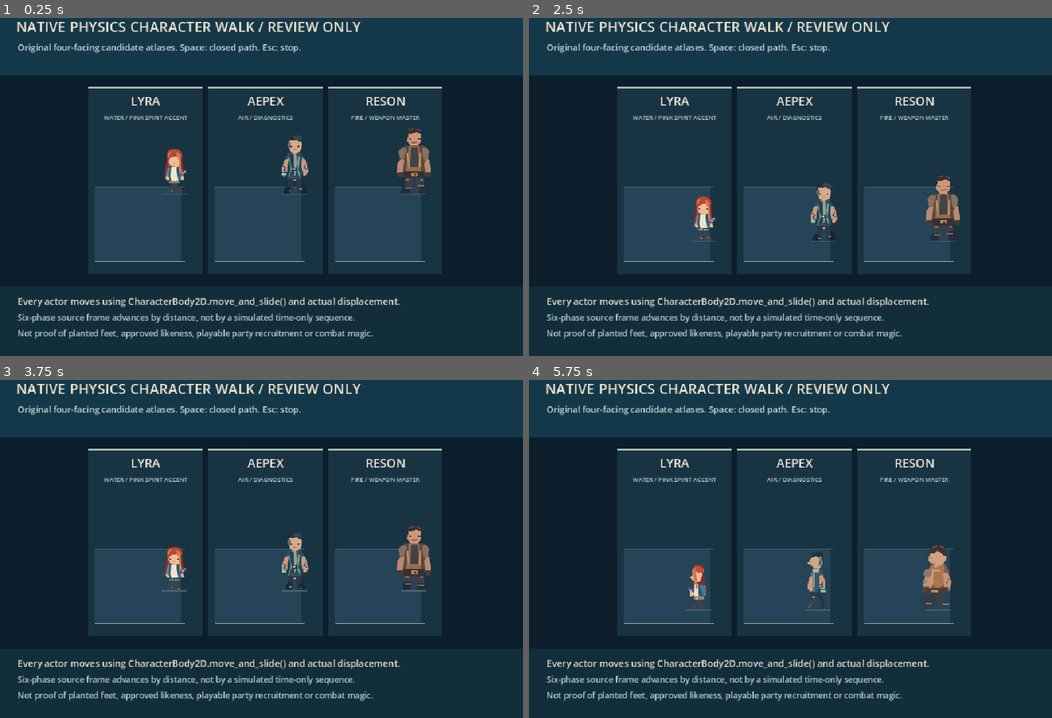
Above: before the commit, frames 1-4 (two rows, left to right).
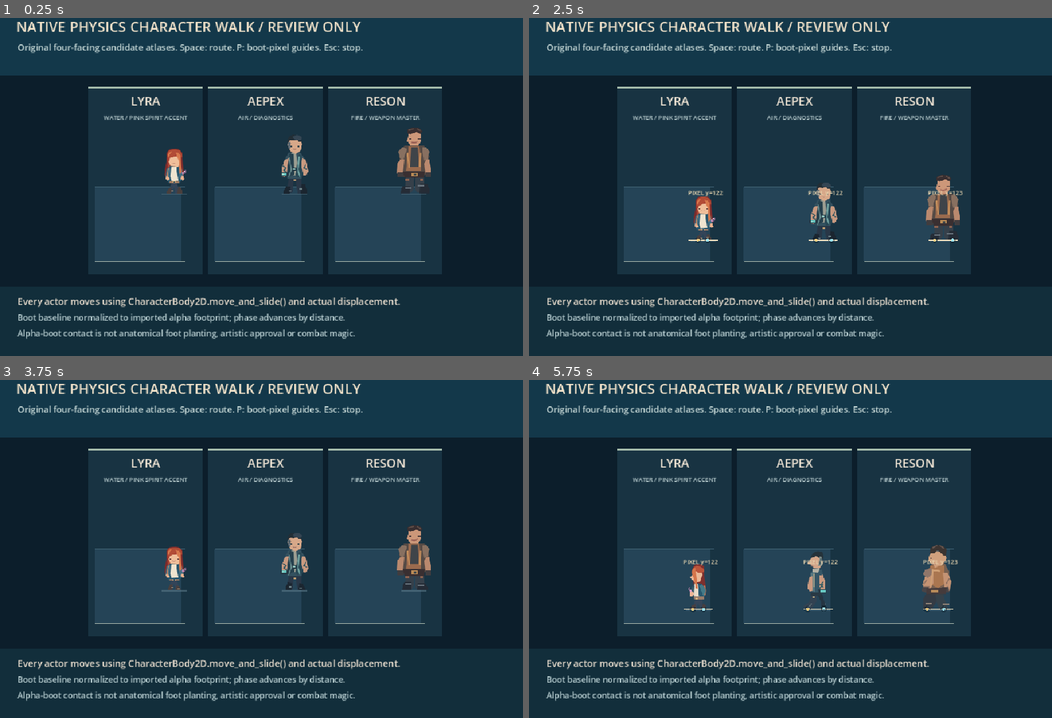
Above: after the commit, the same moments.

Repository: ndrorchestration/ToSailaStarrySky-jrpg
Game: Godot game, scene res://scenes/three_character_physics_walk_review.tscn
Same seed, same stepped clock (60 frames per second), same inputs: the game is played once before the commit and once after it. This scene is started directly instead of the project's main scene.
Inputs:
- Up to frame 1 (0.25 s): no input
- Up to frame 2 (2.5 s): tap Enter at 0.5 s; hold Right (ui_right) 0.53-1.28 s; tap P at 0.6, 1.35, 2.3 s; tap Space at 0.77, 1.52 s; hold Down (ui_down) 1.28-2.03 s; hold Right (ui_right) from 2.03 s (still down); tap L at 2.1 s
- Up to frame 3 (3.75 s): release Right (ui_right) at 2.78 s; hold Up (ui_up) 2.78-3.53 s; tap M at 2.85 s; tap Space at 3.02 s; tap P at 3.05 s; hold Left (ui_left) from 3.53 s (still down); tap F at 3.6 s
- Up to frame 4 (5.75 s): tap Space at 3.77, 4.52 s; tap P at 3.8, 4.55, 5.3 s; tap H at 4.35 s; release Left (ui_left) at 5.03 s; hold Down (ui_down) from 5.03 s (still down); tap J at 5.1 s

The runs differ from the first frame. In frame 1, 1.8% of the frame differs, in the area x 3-72%, y 7-95%; in frame 2, 2.1%, in the area x 3-83%, y 7-95%; in frame 3, 1.8%; in frame 4, 2.1%.

Commit message:
feat(godot): opt-in pixel support overlay and measured baseline alignment stage

Diff:
--- a/godot/scripts/three_character_physics_walk_review.gd
+++ b/godot/scripts/three_character_physics_walk_review.gd
@@ -1,10 +1,13 @@
 extends Node2D
 ## Isolated native physics walk laboratory. Never loaded by the First Wake main scene.
 const ReviewActor = preload("res://scripts/character_field_walk_review_actor.gd")
+const FootPixelOverlay = preload("res://scripts/character_foot_pixel_overlay.gd")
 const NAMES: Array[String] = ["Lyra", "Aepex", "Reson"]
 const X_ANCHORS: Array[float] = [285.0, 505.0, 725.0]
 const LABELS := ["WATER / PINK SPIRIT ACCENT", "AIR / DIAGNOSTICS", "FIRE / WEAPON MASTER"]
 var actors: Dictionary = {}
+var guides: Dictionary = {}
+var source_guides_enabled := false
 
 func _ready() -> void:
     name = "ThreeProtagonistPhysicsWalkReviewOnly"
@@ -19,6 +22,12 @@
         actor.position = Vector2(X_ANCHORS[index] + 35.0, 340.0)
         group.add_child(actor)
         actors[NAMES[index]] = actor
+        var guide: Node2D = FootPixelOverlay.new()
+        guide.name = NAMES[index] + "SourcePixelGuideOnly"
+        guide.set("target", actor)
+        actor.add_child(guide)
+        guide.call("set_guides_enabled", false)
+        guides[NAMES[index]] = guide
     queue_redraw()
 
 func start_all() -> void:
@@ -29,6 +38,12 @@
     for character_id in NAMES:
         (actors[character_id] as Node).call("stop_route_review")
 
+func set_source_guides_enabled(enabled: bool) -> void:
+    source_guides_enabled = enabled
+    for character_id in NAMES:
+        (guides[character_id] as Node).call("set_guides_enabled", enabled)
+    queue_redraw()
+
 func get_actor(character_id: String) -> CharacterBody2D:
     return actors.get(character_id) as CharacterBody2D
 
@@ -37,6 +52,8 @@
         return
     if event.keycode == KEY_SPACE:
         start_all()
+    elif event.keycode == KEY_P:
+        set_source_guides_enabled(not source_guides_enabled)
     elif event.keycode == KEY_ESCAPE:
         stop_all()
 
@@ -44,7 +61,7 @@
     draw_rect(Rect2(Vector2.ZERO, Vector2(960, 640)), Color("#0c1e2b"))
     draw_rect(Rect2(0.0, 0.0, 960.0, 125.0), Color("#13384a"))
     draw_string(ThemeDB.fallback_font, Vector2(30.0, 45.0), "NATIVE PHYSICS CHARACTER WALK / REVIEW ONLY", HORIZONTAL_ALIGNMENT_LEFT, -1, 26, Color("#f3e4cb"))
-    draw_string(ThemeDB.fallback_font, Vector2(32.0, 79.0), "Original four-facing candidate atlases. Space: closed path. Esc: stop.", HORIZONTAL_ALIGNMENT_LEFT, -1, 16, Color("#c8dad8"))
+    draw_string(ThemeDB.fallback_font, Vector2(32.0, 79.0), "Original four-facing candidate atlases. Space: route. P: boot-pixel guides. Esc: stop.", HORIZONTAL_ALIGNMENT_LEFT, -1, 16, Color("#c8dad8"))
     for i in range(NAMES.size()):
         var x: float = X_ANCHORS[i]
         draw_rect(Rect2(x - 123.0, 146.0, 210.0, 344.0), Color("#183342"))
@@ -56,5 +73,5 @@
         draw_line(Vector2(x - 110.0, 466.0), Vector2(x + 55.0, 466.0), Color("#a8b8ac"), 2.0)
     draw_rect(Rect2(0.0, 513.0, 960.0, 127.0), Color("#122e3b"))
     draw_string(ThemeDB.fallback_font, Vector2(32.0, 546.0), "Every actor moves using CharacterBody2D.move_and_slide() and actual displacement.", HORIZONTAL_ALIGNMENT_LEFT, -1, 17, Color("#e8ddce"))
-    draw_string(ThemeDB.fallback_font, Vector2(32.0, 575.0), "Six-phase source frame advances by distance, not by a simulated time-only sequence.", HORIZONTAL_ALIGNMENT_LEFT, -1, 15, Color("#b8ced1"))
-    draw_string(ThemeDB.fallback_font, Vector2(32.0, 604.0), "Not proof of planted feet, approved likeness, playable party recruitment or combat magic.", HORIZONTAL_ALIGNMENT_LEFT, -1, 15, Color("#b8ced1"))
+    draw_string(ThemeDB.fallback_font, Vector2(32.0, 575.0), "Boot baseline normalized to imported alpha footprint; phase advances by distance.", HORIZONTAL_ALIGNMENT_LEFT, -1, 15, Color("#b8ced1"))
+    draw_string(ThemeDB.fallback_font, Vector2(32.0, 604.0), "Alpha-boot contact is not anatomical foot planting, artistic approval or combat magic.", HORIZONTAL_ALIGNMENT_LEFT, -1, 15, Color("#b8ced1"))
